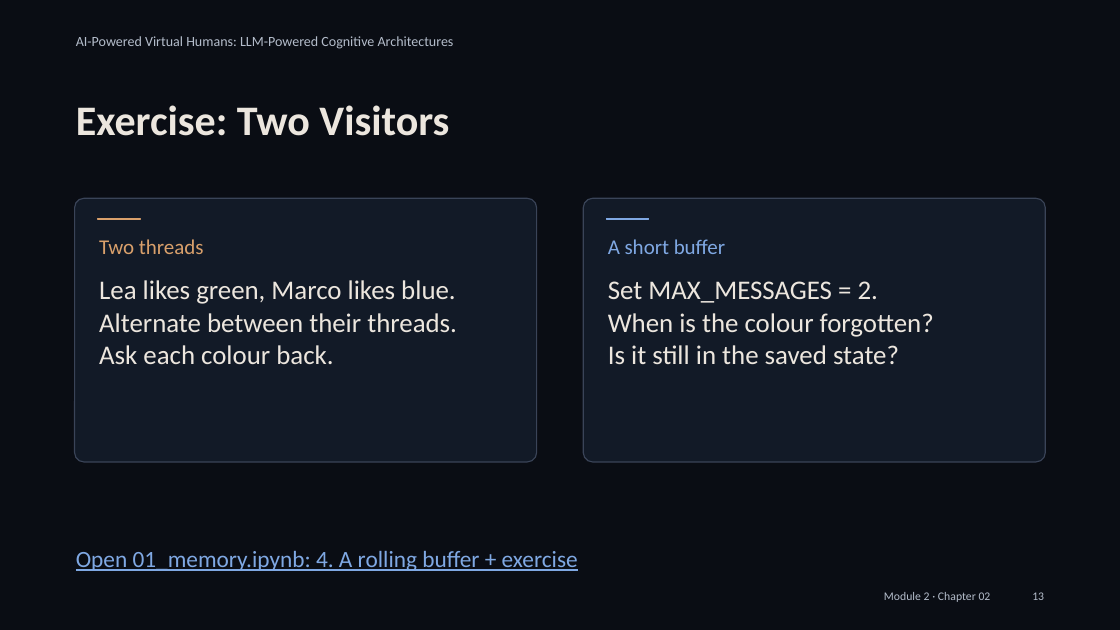
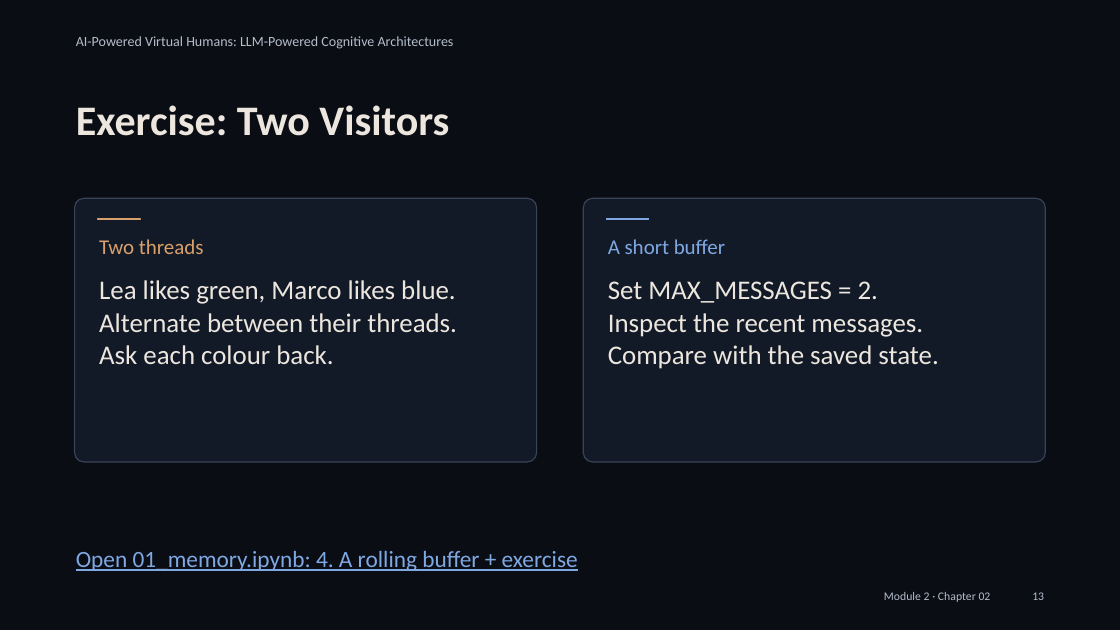
Before and after one commit to alessandropec/virtual-humans-cognitive-architectures, a slide deck: slide 13 of virtual_human_course/Module_2/Chapter_02/Slides/Module_2_Chapter_02_Building_Stateful_Agents_with_Memory.pptx. Drawn at 1120x630 pixels with LibreOffice and Linux fonts; fonts in the diff are those of the drawing. Boxes give left, top, right and bottom in pixels: in the first picture for what was removed or moved away, otherwise in the second. Text is boxed around its words. In the diff, an @@ line names an element or a change of style, - is before the commit and + after.

```diff
--- a/virtual_human_course/Module_2/Chapter_02/Slides/Module_2_Chapter_02_Building_Stateful_Agents_with_Memory.pptx
+++ b/virtual_human_course/Module_2/Chapter_02/Slides/Module_2_Chapter_02_Building_Stateful_Agents_with_Memory.pptx
@@ text at (x1=608, y1=313, x2=938, y2=369): text changed @@
-When is the colour forgotten?
-Is it still in the saved state?
+Inspect the recent messages.
+Compare with the saved state.
```
Also in this commit, not shown: 3 other slides changed, 17 other files.
